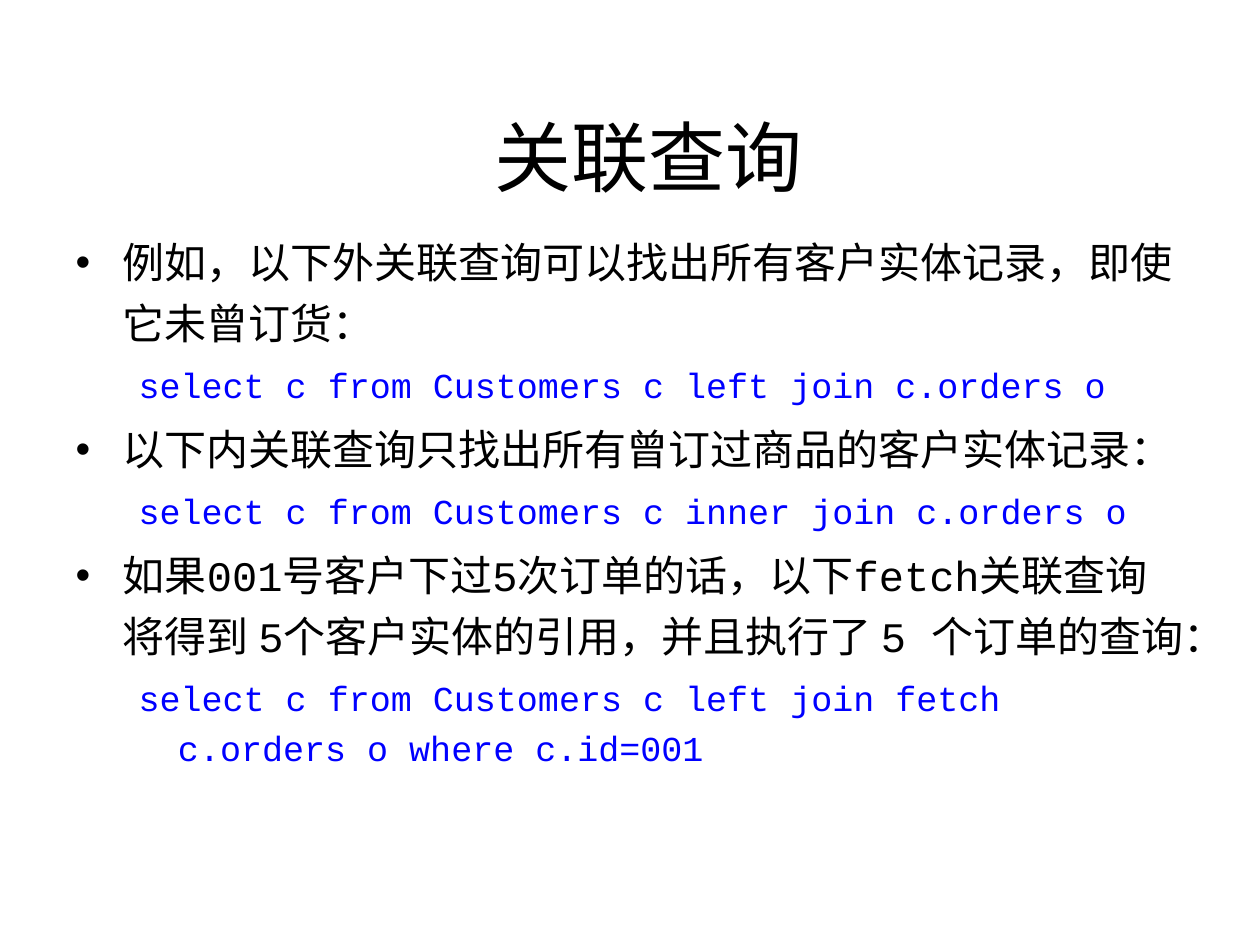
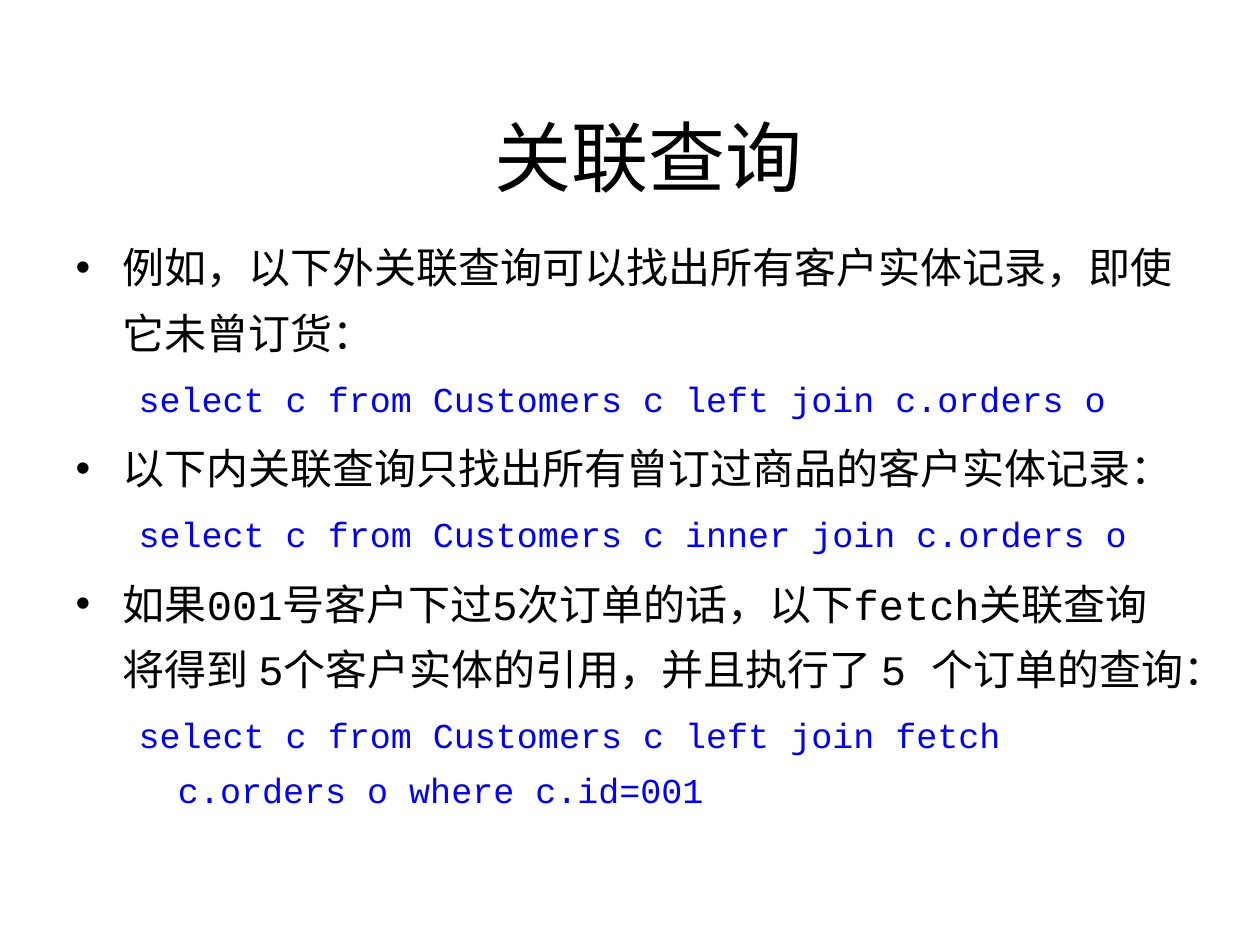
Before and after one commit to JR-05/JR_Notes, a slide deck: slide 68 of JPA/资料/讲义/尚硅谷_JPA.pptx. Drawn at 1260x945 pixels with LibreOffice and Linux fonts; fonts in the diff are those of the drawing; background and template pictures are left out. Boxes give left, top, right and bottom in pixels: in the first picture for what was removed or moved away, otherwise in the second. Text is boxed around its words. In the diff, an @@ line names an element or a change of style, - is before the commit and + after.

```diff
--- a/JPA/资料/讲义/尚硅谷_JPA.pptx
+++ b/JPA/资料/讲义/尚硅谷_JPA.pptx
@@ text "例如，以下外关联查询可以找出所有客户实体记录，即使它未曾订货：" at box(123, 247, 1225, 804): line spacing 1.2 to 1.3 @@
```
Also in this commit, not shown: 3 other slides changed, 8 other files.
